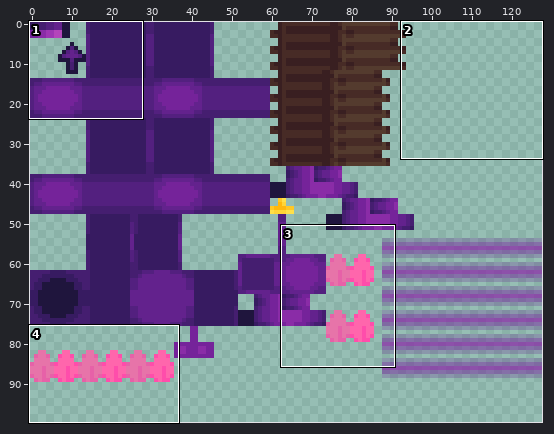
File history of a sprite sheet, src/main/resources/assets/awt/textures/exterior/onion/purple.png. Above: a wide view before the commit, with the close-up outlined.
Close-up. First the earlier version:
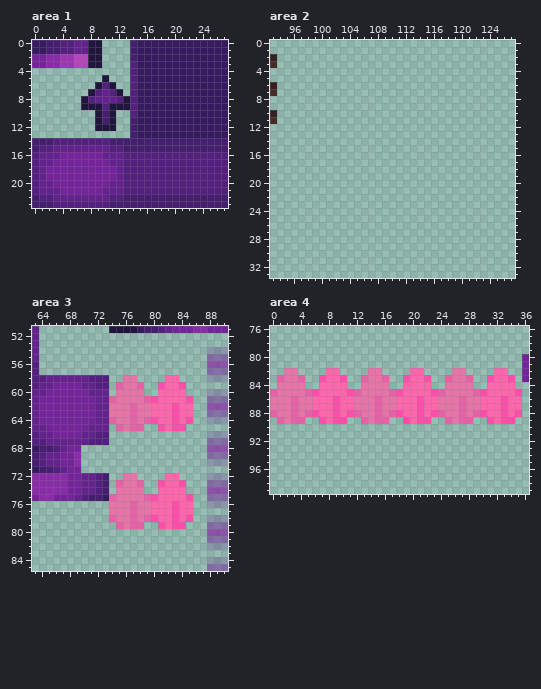
The file is 128x128 pixels. Shown: area 1: x 0..27, y 0..23; area 2: x 93..127, y 0..33; area 3: x 63..90, y 51..85; area 4: x 0..36, y 76..99. The wide view leaves out empty margins.
The result:
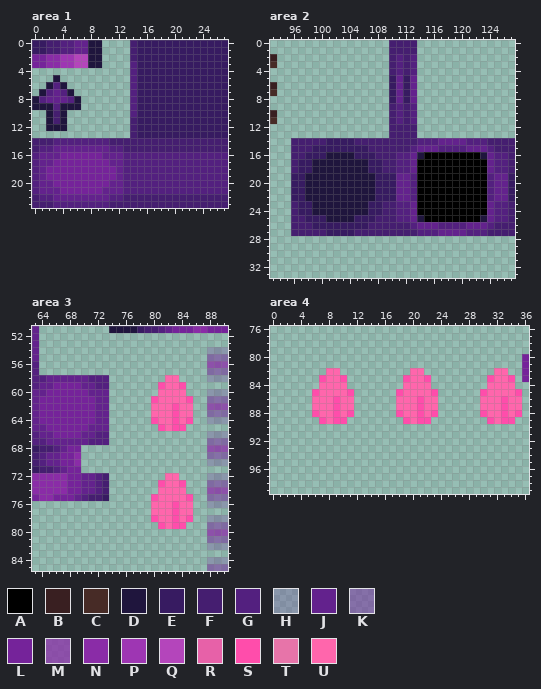
Palette (. is transparent): A #000000  B #391f21  C #472b26  D #1f153d  E #371b61  F #451e70  G #53207f  H #65208e3f  J #63228d  K #74229b7f  L #75239a  M #8a2ca7bf  N #8a2ca7  P #9e36b3  Q #b445bb  R #e761a8  S #ff4dab  T #e774a9  U #ff66ac
The exact change:
Changed rows in their new state; - is an unchanged pixel.
Area 1:
first column x 0:
 5 ---D------.---
 6 --DGD----...--
 7 -DGJGD--.....-
 8 DGJJJGD.......
 9 DDDGDDD.......
10 --DFD----...--
11 --DFD----...--
12 --DDD----...--
Area 2:
first column x 96:
 0 --------------FFFF--------------
 1 --------------FFFF--------------
 2 --------------FGFG--------------
 3 --------------FGFG--------------
 4 --------------FGFG--------------
 5 --------------EJEJ--------------
 6 --------------EJEJ--------------
 7 --------------EJEJ--------------
 8 --------------EJEJ--------------
 9 --------------FGFG--------------
10 --------------FGFG--------------
11 --------------FGFG--------------
12 --------------FFFF--------------
13 --------------FFFF--------------
14 FFFFFEEEEFFFFFFFFFGGGJJJJGGGFFFF
15 FFFEEEEEEEEFFFFFFGJJJGGGGJJJGFFF
16 FFEEEDDDDEEEFFFGGJDAAAAAAAADJGGF
17 FEEDDDDDDDDEEFFGGJAAAAAAAAAAJGGF
18 FEEDDDDDDDDEEFFGGJAAAAAAAAAAJGGF
19 EEDDDDDDDDDDEEEJJGAAAAAAAAAAGJJE
20 EEDDDDDDDDDDEEEJJGAAAAAAAAAAGJJE
21 EEDDDDDDDDDDEEEJJGAAAAAAAAAAGJJE
22 EEDDDDDDDDDDEEEJJGAAAAAAAAAAGJJE
23 FEEDDDDDDDDEEFFGGJAAAAAAAAAAJGGF
24 FEEDDDDDDDDEEFFGGJAAAAAAAAAAJGGF
25 FFEEEDDDDEEEFFFGGJDAAAAAAAADJGGF
26 FFFEEEEEEEEFFFFFFGJJJGGGGJJJGFFF
27 FFFFFEEEEFFFFFFFFFGGGJJJJGGGFFFF
Area 3:
first column x 74:
58 --..--
59 -....-
60 -....-
61 ......
62 ......
63 ......
64 ......
65 -....-
first column x 74:
72 --..--
73 -....-
74 -....-
75 ......
76 ......
77 ......
78 ......
79 -....-
Area 4:
first column x 0:
 82 --..----------..----------..--
 83 -....--------....--------....-
 84 -....--------....--------....-
 85 ......------......------......
 86 ......------......------......
 87 ......------......------......
 88 ......------......------......
 89 -....--------....--------....-
Pixel boxes of the changes (left, top, right, bottom) in both close-ups:
changed: (32, 75, 130, 131)
added: (291, 40, 515, 236)
erased: (109, 375, 151, 431)
erased: (109, 473, 151, 529)
erased: (270, 368, 312, 424)
erased: (354, 368, 396, 424)
erased: (438, 368, 480, 424)
